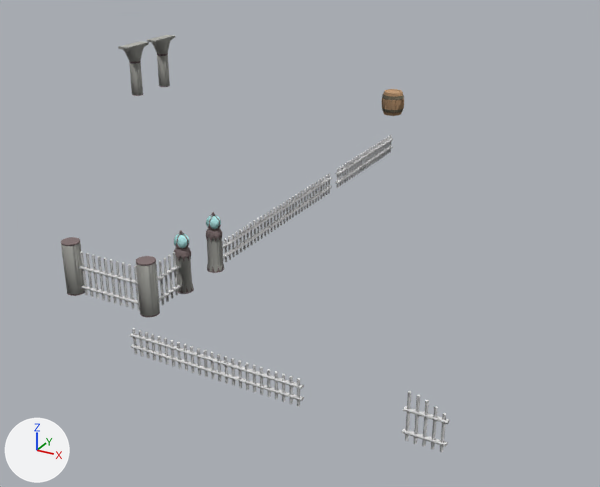
A saved change to the glTF model www/models/iso_scenes/27.glb.
One viewpoint serves both versions: a 50 mm camera at (71.5, -70.0, 24.0) aimed at (45.6, -22.8, 0.4). Lighting does not change. The marker at lower left points along +X, +Y and +Z. Where no turn or scale is listed for an object, it has been applied to the vertices. Vertices at the same position are counted once.

Objects in the first picture: 'colored', 'textured_5cd349be', 'textured_7fd32a4d', 'textured_85cc445b'.
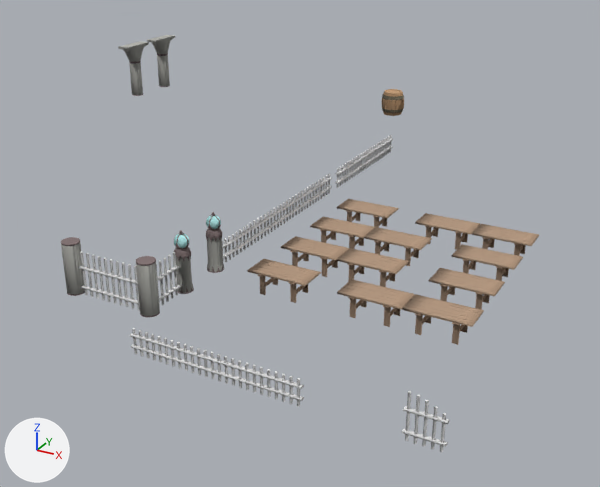
The change, as a list of edits to the scene's bpy script:
```text
Change me_mesh_0:
    used by ob_colored; location = (0.0, 0.0, 0.0)
    remove me_mesh_0.from_pydata(...)  # 5194 vertices, 10068 faces; spans x 22.0..47.0, y -41.0..-2.0, z 3.5..10.5
    add me_mesh_0.from_pydata(...)  # 10690 vertices, 20628 faces; spans x 22.0..61.0, y -41.0..-2.0, z 1.0..10.5
    me_mesh_0 part 1: a new loose piece, a box spanning x 49.884..50.236, y -19.778..-19.698, z 1.0..2.403, in mat_material_0
    me_mesh_0 part 2: a new loose piece, a box spanning x 47.764..48.116, y -19.778..-19.698, z 1.0..2.403, in mat_material_0
    me_mesh_0 part 3: a new loose piece, a box spanning x 55.884..56.236, y -19.778..-19.698, z 1.0..2.403, in mat_material_0
    me_mesh_0 part 4: a new loose piece, a box spanning x 53.764..54.116, y -19.778..-19.698, z 1.0..2.403, in mat_material_0
    me_mesh_0 part 5: a new loose piece, a box spanning x 59.884..60.236, y -19.778..-19.698, z 1.0..2.403, in mat_material_0
    me_mesh_0 part 6: a new loose piece, a box spanning x 57.764..58.116, y -19.778..-19.698, z 1.0..2.403, in mat_material_0
    me_mesh_0 part 7: a new loose piece, a box spanning x 49.884..50.236, y -23.778..-23.698, z 1.0..2.403, in mat_material_0
    me_mesh_0 part 8: a new loose piece, a box spanning x 47.764..48.116, y -23.778..-23.698, z 1.0..2.403, in mat_material_0
    me_mesh_0 part 9: 5256 vertices added at x 47.0..61.0, y -32.0..-18.0, z 1.0..2.5
```

Location of each change, (x1, y1, x2, y2) in pixels of the pictures (600 x 487 px):
'colored', reshaped (39% wider, 10% taller)
    before: (61, 35, 404, 317)
    after: (61, 35, 539, 345)
part 1 of me_mesh_0, added
    after: (374, 217, 379, 228)
part 2 of me_mesh_0, added
    after: (347, 211, 352, 222)
part 3 of me_mesh_0, added
    after: (455, 233, 461, 250)
part 4 of me_mesh_0, added
    after: (426, 227, 432, 244)
part 5 of me_mesh_0, added
    after: (514, 244, 521, 256)
part 6 of me_mesh_0, added
    after: (482, 238, 489, 249)
part 7 of me_mesh_0, added
    after: (349, 236, 355, 249)
part 8 of me_mesh_0, added
    after: (321, 231, 326, 243)
part 9 of me_mesh_0, added (beige)
    after: (247, 199, 539, 345)
